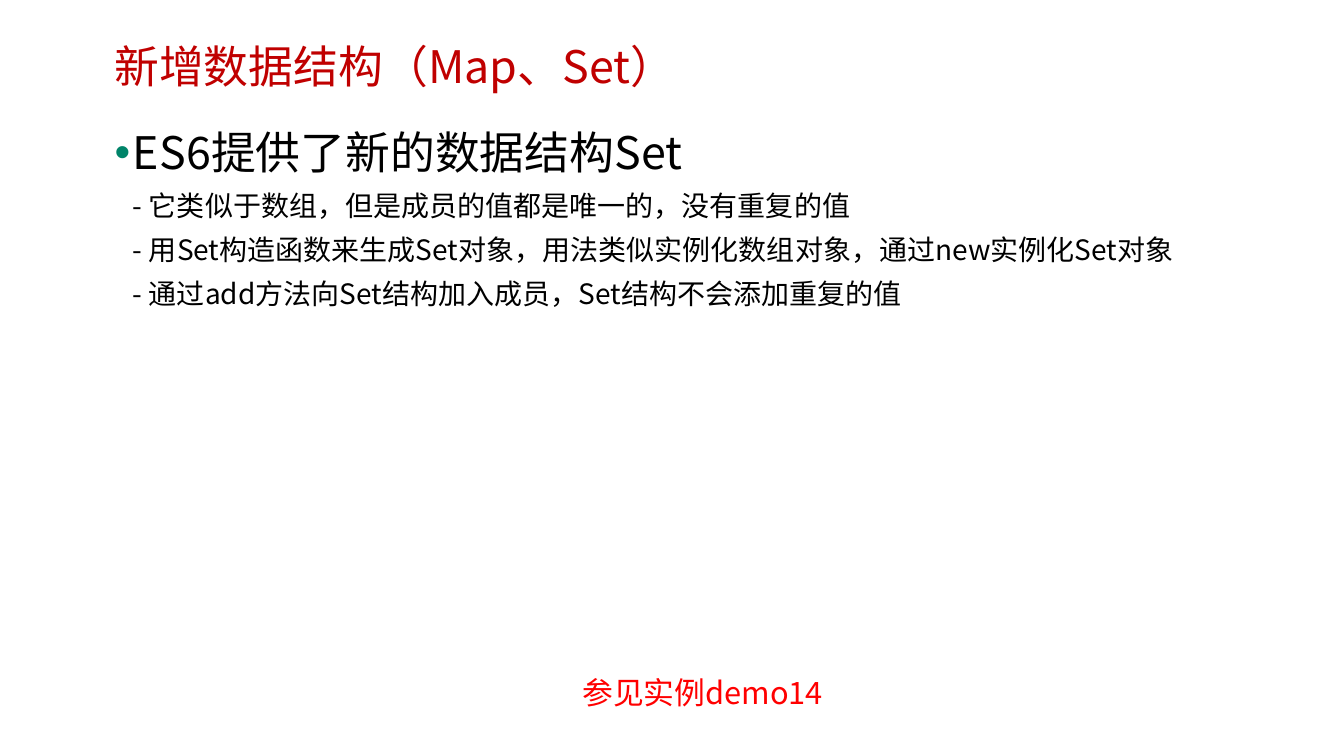
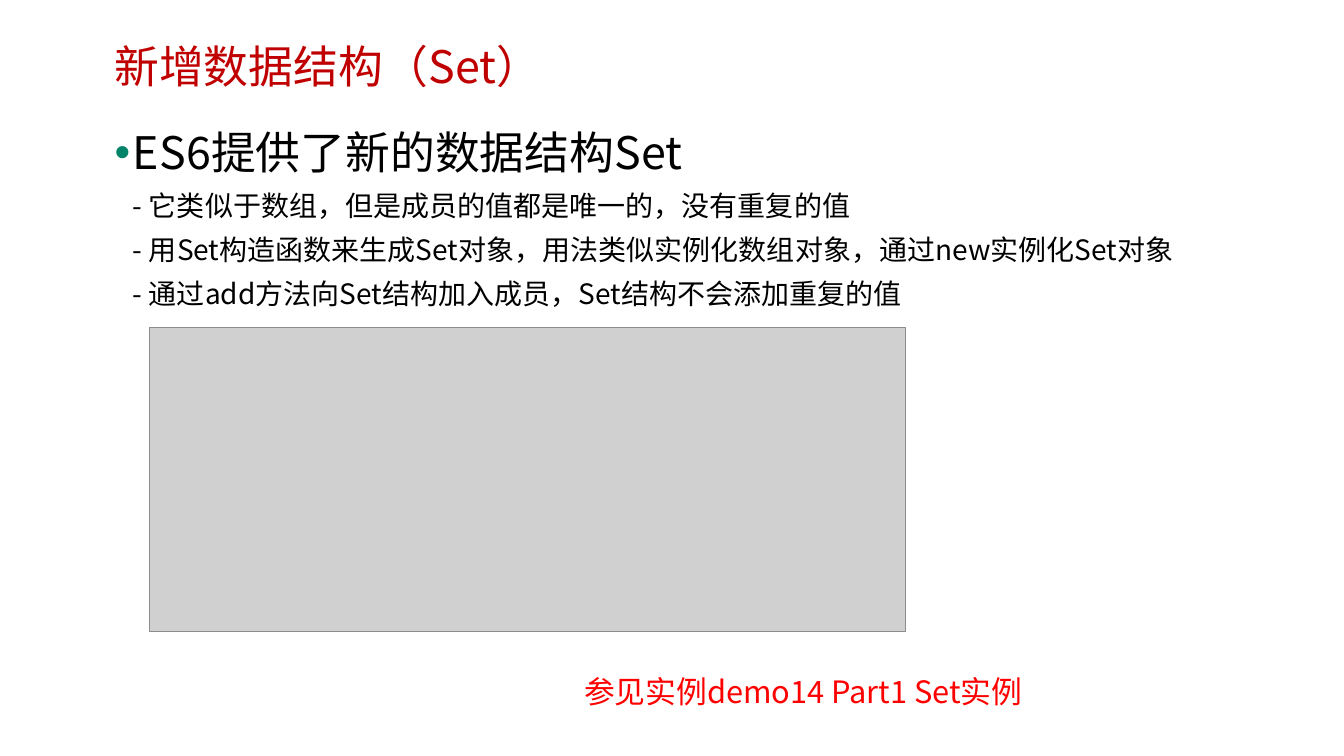
Before and after one commit to edu2act/course-javascript-advanced, a slide deck: slide 35 of 课程PPT/14.ECMAScript 6 二.pptx. Drawn at 1344x756 pixels with LibreOffice and Linux fonts; fonts in the diff are those of the drawing; grey boxes stand for pictures; background and template pictures are left out. Boxes give left, top, right and bottom in pixels: in the first picture for what was removed or moved away, otherwise in the second. Text is boxed around its words. In the diff, an @@ line names an element or a change of style, - is before the commit and + after.

```diff
--- a/课程PPT/14.ECMAScript 6 二.pptx
+++ b/课程PPT/14.ECMAScript 6 二.pptx
@@ text at [114, 44, 541, 87]: text changed @@
-新增数据结构（Map、Set）
+新增数据结构（Set）
@@ picture added at [149, 328, 905, 632] @@
@@ text at [584, 677, 1022, 706]: text changed @@
-参见实例demo14
+参见实例demo14 Part1 Set实例
```
Also in this commit, not shown: 7 other slides changed, 1 slide removed, 26 other files.
